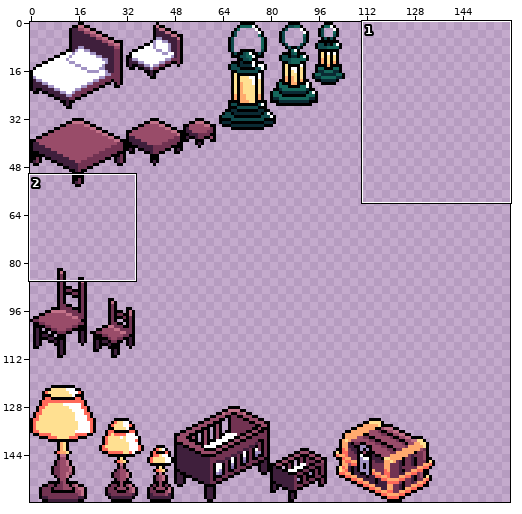
One commit to this sprite sheet: Calidor The Frog/Sprites/Isometric furniture.png. Above, an overview of the earlier version with the close-up marked.
Close-up. As it was:
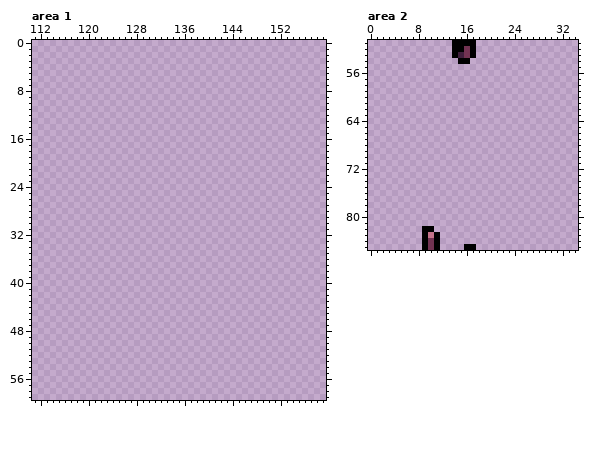
The file is 160x160 pixels. Shown: area 1: x 111..159, y 0..59; area 2: x 0..34, y 51..85.
Once edited:
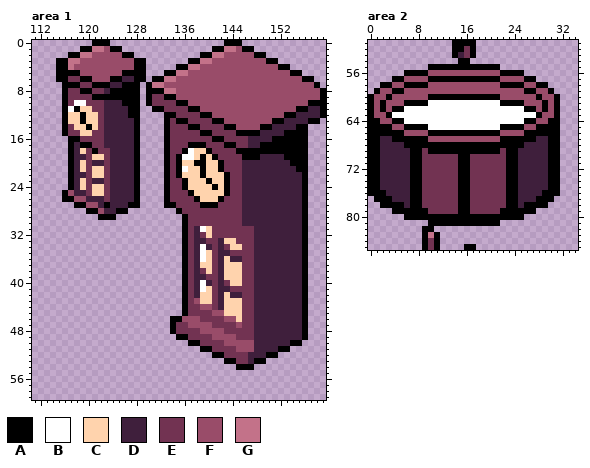
Palette (. is transparent): A #000000  B #ffffff  C #ffd3ad  D #3f1f3c  E #723352  F #994c69  G #c37289
The author wrote: more isometric practice pum
Edits made:
--- area 1
@@ x 111..159 @@
- 0 .................................................
- 1 .................................................
- 2 .................................................
- 3 .................................................
- 4 .................................................
- 5 .................................................
- 6 .................................................
- 7 .................................................
- 8 .................................................
- 9 .................................................
-10 .................................................
-11 .................................................
-12 .................................................
-13 .................................................
-14 .................................................
-15 .................................................
-16 .................................................
-17 .................................................
-18 .................................................
-19 .................................................
-20 .................................................
-21 .................................................
-22 .................................................
-23 .................................................
-24 .................................................
-25 .................................................
-26 .................................................
-27 .................................................
-28 .................................................
-29 .................................................
-30 .................................................
-31 .................................................
-32 .................................................
-33 .................................................
-34 .................................................
-35 .................................................
-36 .................................................
-37 .................................................
-38 .................................................
-39 .................................................
-40 .................................................
-41 .................................................
-42 .................................................
-43 .................................................
-44 .................................................
-45 .................................................
-46 .................................................
-47 .................................................
-48 .................................................
-49 .................................................
-50 .................................................
-51 .................................................
-52 .................................................
-53 .................................................
-54 .................................................
+ 0 ..........AAA...................AAA..............
+ 1 ........AAGGFAA...............AAGGFAA............
+ 2 ......AAGGFFFFFAA...........AAGGFFFFFAA..........
+ 3 ....AAGGFFFFFFFFFAA.......AAGGFFFFFFFFFAA........
+ 4 ....AAGFFFFFFFFFFAA.....AAGGFFFFFFFFFFFFFAA......
+ 5 ....AAAAFFFFFFFAAAA...AAGGFFFFFFFFFFFFFFFFFAA....
+ 6 ....AAEEAAFFFAADDAA.AAGGFFFFFFFFFFFFFFFFFFFFFAA..
+ 7 .....AAAEEAAADDAAA.AGGFFFFFFFFFFFFFFFFFFFFFFFFFA.
+ 8 .....AEEAAEEDAAAAA.AAAGGFFFFFFFFFFFFFFFFFFFFFFFFA
+ 9 .....AEEEEAAAAAAAA.AEEAAFFFFFFFFFFFFFFFFFFFFFFFFA
+10 .....AEBBEEEDDDAAA.AEEEEAAFFFFFFFFFFFFFFFFFFFFAAA
+11 .....ABACCEEDDDDAA..AAEEEEAAFFFFFFFFFFFFFFFFAADDA
+12 .....ACCACCEDDDDAA....AAEEEEAAFFFFFFFFFFFFAADDDDA
+13 .....ACCACCEDDDDDA....AEAAEEEEAAFFFFFFFFAADDDDAA.
+14 .....AECCACEDDDDDA....AEEEAAEEEEAAFFFFAADDDDAA...
+15 .....AEECCEEDDDDDA....AEEEEEAAEEEEAAAADDDDAAAA...
+16 ......AAEEEEDDDDDA....AEEEEEEEAAEEEEDDDDAAAAAA...
+17 ......ADAAEEDDDDDA....AEEEAAAEEEAAEEDDAAAAAAAA...
+18 ......ADCEAEEDDDDA....AEEABCCAEEEEAAAAAAAAAAAA...
+19 ......ADDECCEDDDDA....AEABBCACAEEEEAAADDDDAAAA...
+20 ......ADCEDDEDDDDA....AEACCAACCAEEEDDDDDDDDAAA...
+21 ......ADCECCEDDDDA....AEABCCACCAEEEDDDDDDDDDAA...
+22 ......ADDECCEDDDDA....AEACCCACCCAEEDDDDDDDDDDA...
+23 ......ADCEDDEDDDDA....AEEACCCACCAEEDDDDDDDDDDA...
+24 ......ADCECCEDDDDA....AEEACCCCACAEEDDDDDDDDDDA...
+25 .....AFDDECCEDDDDA....AEEEACCCCCAEEDDDDDDDDDDA...
+26 .....AAFFDDDEDDDDA....AEEEEACCCAEEEDDDDDDDDDDA...
+27 .......AAFFDADDDAA....AAEEEEAAAEEEEDDDDDDDDDDA...
+28 .........AAFDDAA........AEEEEEEEEEEDDDDDDDDDDA...
+29 ...........AAA...........AEEEEEEEEEDDDDDDDDDDA...
+30 .........................AEEEEEEEEEDDDDDDDDDDA...
+31 .........................AEDBCEEEEEEEDDDDDDDDA...
+32 .........................AEDECEEEEEEEDDDDDDDDA...
+33 .........................AEDDEEDCCEEEDDDDDDDDA...
+34 .........................AEDBDEDECCEEDDDDDDDDA...
+35 .........................AEDBCEDDEEEEDDDDDDDDA...
+36 .........................AEDBCEDCDDEEDDDDDDDDA...
+37 .........................AEDCCEDCCCEEDDDDDDDDA...
+38 .........................AEDECEDCCCEEDDDDDDDDA...
+39 .........................AEDDEEDCCCEEDDDDDDDDA...
+40 .........................AEDBDEDECCEEDDDDDDDDA...
+41 .........................AEDBCEDDEEEEDDDDDDDDA...
+42 .........................AEDCCEDCDDEEDDDDDDDDA...
+43 .........................AEFCCEDCCCEEDDDDDDDDA...
+44 .........................AEEFFEDCCCEEDDDDDDDDA...
+45 .........................AEEEEFFCCCEEDDDDDDDDA...
+46 .......................AAFFFEEEEFFCEEDDDDDDDDA...
+47 .......................AEEFFFFEEEEFEEDDDDDDDDA...
+48 .......................AEEEEFFFFEEEEEDDDDDDDDA...
+49 ........................AAEEEEFFFFEEEDDDDDDDDA...
+50 ..........................AAEEEEFFFFFDDDDDDAA....
+51 ............................AAEEEEFFFDDDDAA......
+52 ..............................AAEEEEDDDAA........
+53 ................................AAEEDAA..........
+54 ..................................AAA............
 55 .................................................
--- area 2
@@ x 0..34 @@
 54 ...............AA..................
-55 ...................................
-56 ...................................
-57 ...................................
-58 ...................................
-59 ...................................
-60 ...................................
-61 ...................................
-62 ...................................
-63 ...................................
-64 ...................................
-65 ...................................
-66 ...................................
-67 ...................................
-68 ...................................
-69 ...................................
-70 ...................................
-71 ...................................
-72 ...................................
-73 ...................................
-74 ...................................
-75 ...................................
-76 ...................................
-77 ...................................
-78 ...................................
-79 ...................................
-80 ...................................
-81 ...................................
+55 ..........AAAAAAAAAAAA.............
+56 ......AAAAFFFFFFFFFFFFAAAA.........
+57 ....AAFFFFAAAAAAAAAAAAFFFFAA.......
+58 ..AAFFAAAAFFFFFFFFFFFFAAAAFFAA.....
+59 .AFFAAFFFFFFFFFFFFFFFFFFFFAAFFA....
+60 AFFAFFFFFFAAAAAAAAAAAAFFFFFFAFFA...
+61 AFAFFFAAAABBBBBBBBBBBBAAAAFFFAFA...
+62 AFAFAABBBBBBBBBBBBBBBBBBBBAAFAFA...
+63 AFFABBBBBBBBBBBBBBBBBBBBBBBBAFFA...
+64 AAFFAABBBBBBBBBBBBBBBBBBBBAAFFAA...
+65 AAAAFFAAAABBBBBBBBBBBBAAAAFFAAAA...
+66 AAAAAAFFFFAAAAAAAAAAAAFFFFAAAAAA...
+67 AADDAAAAAAFFFFFFFFFFFFAAAAAADDAA...
+68 AADDDDAAAAAAAAAAAAAAAAAAAADDDDAA...
+69 AADDDDDAAEAAAAAAAAAAAAEAADDDDDAA...
+70 AADDDDDAAEEEEEEAAEEEEEEAADDDDDAA...
+71 AADDDDDAAEEEEEEAAEEEEEEAADDDDDAA...
+72 AADDDDDAAEEEEEEAAEEEEEEAADDDDDAA...
+73 AADDDDDAAEEEEEEAAEEEEEEAADDDDDAA...
+74 AADDDDDAAEEEEEEAAEEEEEEAADDDDDAA...
+75 AADDDDDAAEEEEEEAAEEEEEEAADDDDDAA...
+76 AAADDDDAAEEEEEEAAEEEEEEAADDDDAAA...
+77 .AAADDDAAEEEEEEAAEEEEEEAADDDAAA....
+78 ..AAAADAAEEEEEEAAEEEEEEAADAAAA.....
+79 ....AAAAAAEEEEEAAEEEEEAAAAAA.......
+80 ......AAAAAAAAAAAAAAAAAAAA.........
+81 ..........AAAAAAAAAAAA.............
 82 .........AA........................
